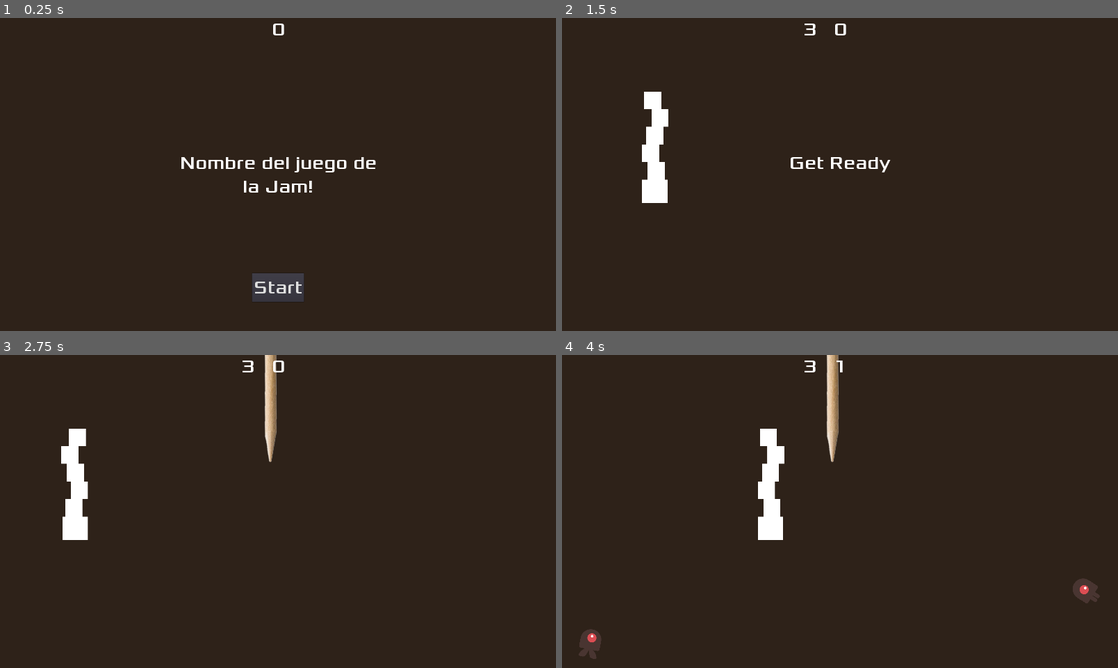
Above: before the commit, frames 1-4 (two rows, left to right).
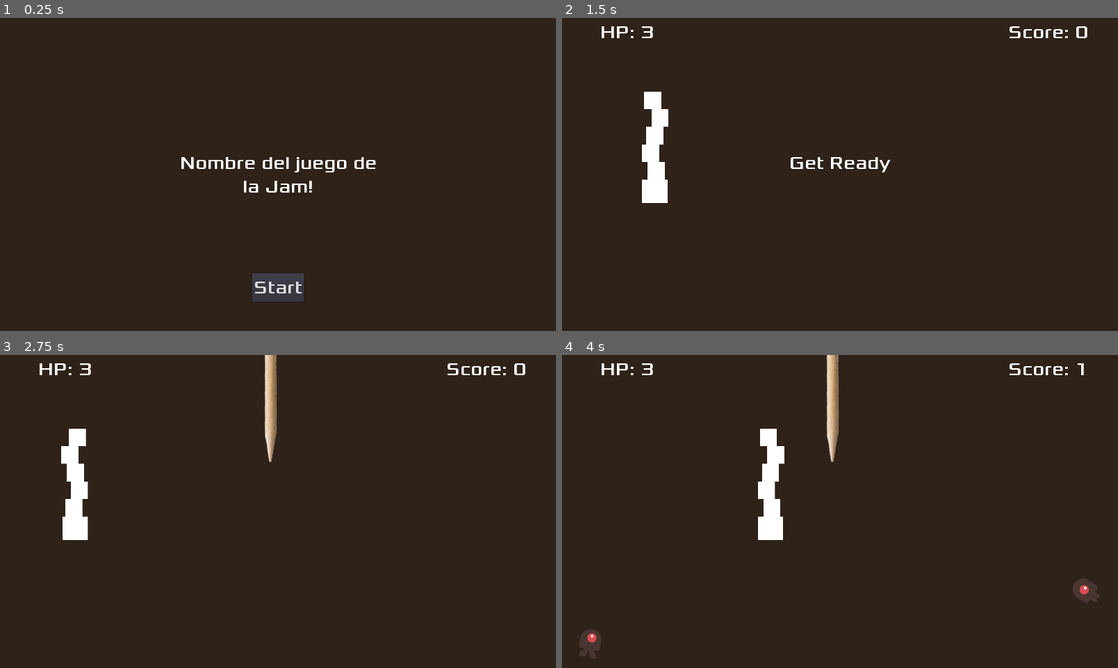
Above: after the commit, the same moments.

Repository: Carmoruda/GGJ2023
Game: Godot game, scene res://Main.tscn
The game is run twice, just before and just after one commit, with the same random seed, the same clock (stepped at 60 frames per second) and the same inputs.
Inputs:
- Up to frame 1 (0.25 s): no input
- Up to frame 2 (1.5 s): click "Start" at 0.5 s; tap Enter at 1.25 s; hold Right (move_right) from 1.28 s (still down)
- Up to frame 3 (2.75 s): release Right (move_right) at 2.03 s; hold Left (move_left) from 2.03 s (still down)
- Up to frame 4 (4 s): release Left (move_left) at 2.78 s; hold Right (move_right) from 2.78 s (still down)

The runs differ from the first frame. In frame 1, less than 0.1% of the frame differs, in the area x 49-52%, y 1-6%; in frame 2, 0.4%, in the area x 7-95%, y 1-7%; in frame 3, 0.4%; in frame 4, 0.4%.

Commit message:
Puntos y texto vida
Los puntos y la vida se actualizan e incluyen un texto indicando que son vida y puntos.

Diff:
--- a/TEST/HUD.gd
+++ b/TEST/HUD.gd
@@ -19,10 +19,10 @@
 	$StartButton.show()
 
 func update_score(score):
-	$ScoreLabel.text = str(score)
+	$ScoreLabel.text = str("Score: ", score)
 
 func update_hp(hp):
-	$HPLabel.text = str(hp)
+	$HPLabel.text = str("HP: ", hp)
 
 func _on_MessageTimer_timeout():
 	$Message.hide()
@@ -30,7 +30,3 @@
 func _on_StartButton_pressed():
 	$StartButton.hide()
 	emit_signal("start_game")
-
-
-func _on_Main_hp_changed():
-	pass # Replace with function body.
--- a/TEST/HUD.tscn
+++ b/TEST/HUD.tscn
@@ -18,10 +18,12 @@
 
 [node name="ScoreLabel" type="Label" parent="."]
 anchor_right = 1.0
-margin_bottom = 78.0
+margin_left = -105.0
+margin_top = 9.0
+margin_right = -105.0
+margin_bottom = 87.0
 custom_fonts/font = SubResource( 1 )
-text = "0"
-align = 1
+align = 2
 
 [node name="Message" type="Label" parent="."]
 anchor_top = 0.5
@@ -53,9 +55,10 @@
 one_shot = true
 
 [node name="HPLabel" type="Label" parent="."]
-margin_left = 834.0
-margin_right = 879.0
-margin_bottom = 78.0
+margin_left = 133.0
+margin_top = 9.0
+margin_right = 178.0
+margin_bottom = 87.0
 custom_fonts/font = SubResource( 1 )
 
 [connection signal="pressed" from="StartButton" to="." method="_on_StartButton_pressed"]
--- a/TEST/Main.gd
+++ b/TEST/Main.gd
@@ -80,4 +80,5 @@
 		game_over()
 
 func damage():
-	set_hp(hp - 1)
+	if hp != 0:
+		set_hp(hp - 1)
--- a/TEST/Mob.tscn
+++ b/TEST/Mob.tscn
@@ -43,7 +43,6 @@
 scale = Vector2( 0.75, 0.75 )
 frames = SubResource( 1 )
 animation = "fly"
-frame = 1
 playing = true
 
 [node name="CollisionShape2D" type="CollisionShape2D" parent="."]
